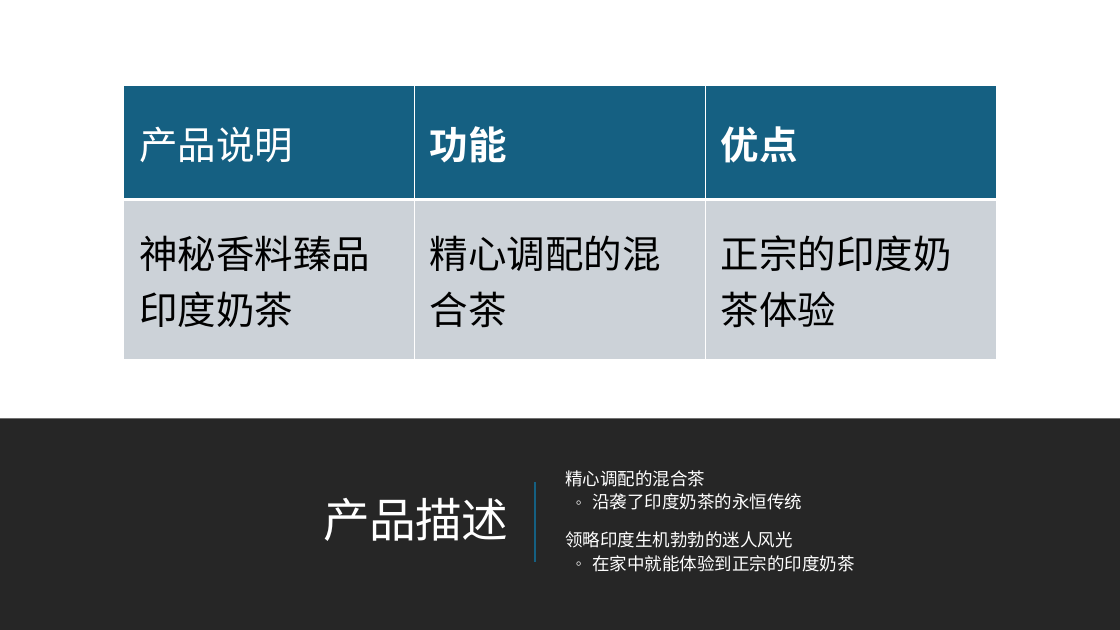
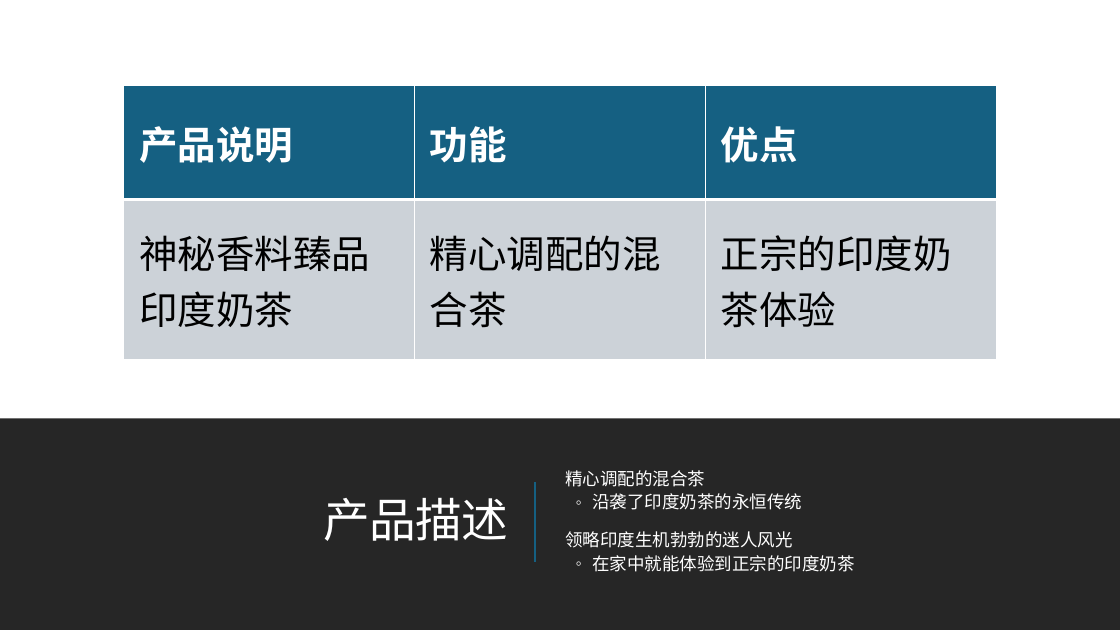
Before and after one commit to MicrosoftLearning/MS-4004-Empower-workforce-copilot-use-cases.zh-cn, a slide deck: slide 4 of ResourceFiles/Mystic Spice Premium Chai Market Analysis Presentation.pptx. Drawn at 1120x630 pixels with LibreOffice and Linux fonts; fonts in the diff are those of the drawing. Boxes give left, top, right and bottom in pixels: in the first picture for what was removed or moved away, otherwise in the second. Text is boxed around its words. In the diff, an @@ line names an element or a change of style, - is before the commit and + after.

```diff
--- a/ResourceFiles/Mystic Spice Premium Chai Market Analysis Presentation.pptx
+++ b/ResourceFiles/Mystic Spice Premium Chai Market Analysis Presentation.pptx
@@ table at (x1=124, y1=86, x2=996, y2=360) @@
@@ bold on in "产品说明" @@
```
Also in this commit, not shown: 5 other slides changed, 30 other files.
